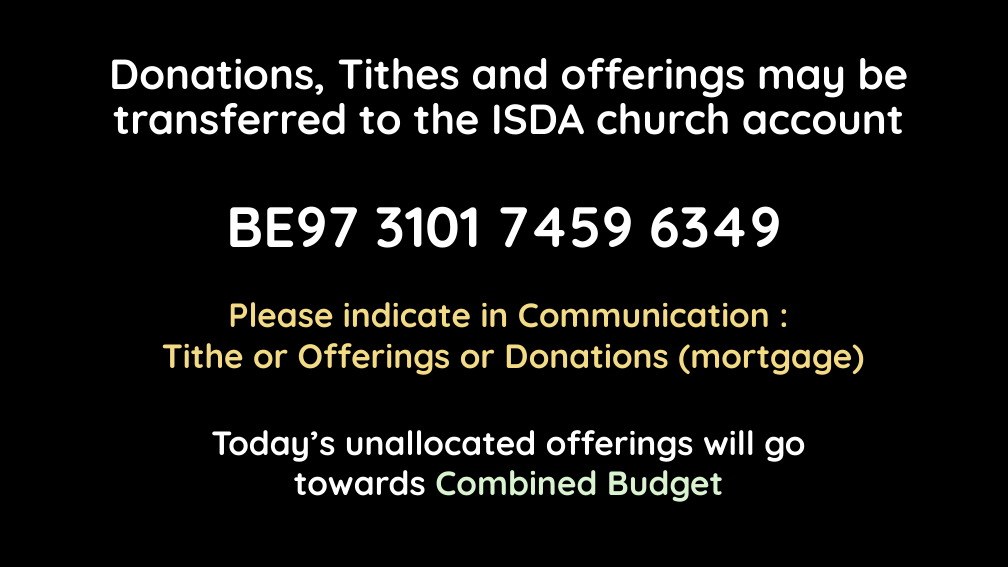
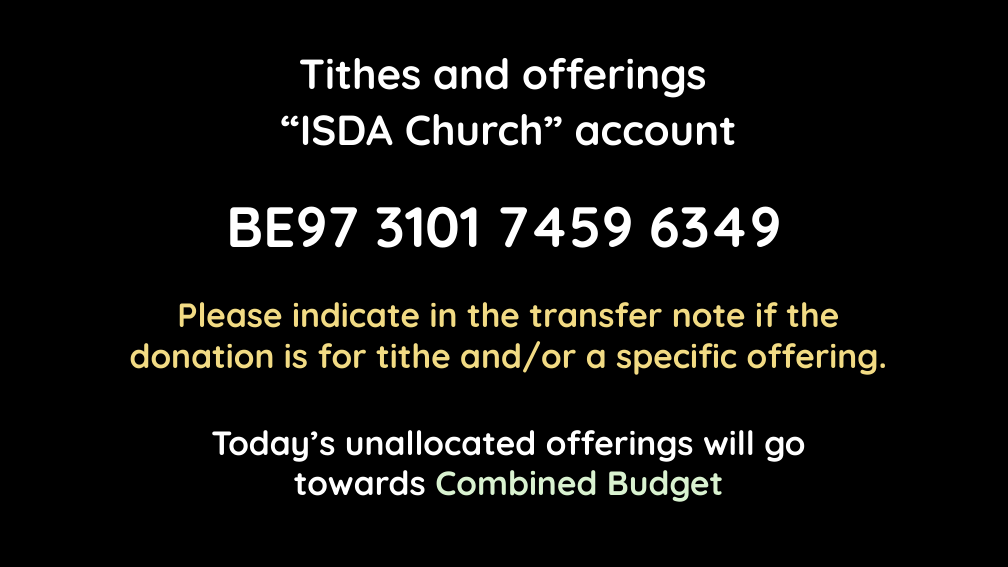
Before and after one commit to notnotedvard/isda-pptgen, a slide deck: slide 11 of assets/template.pptx. Drawn at 1008x567 pixels with LibreOffice and Linux fonts; fonts in the diff are those of the drawing; background and template pictures are left out. Boxes give left, top, right and bottom in pixels: in the first picture for what was removed or moved away, otherwise in the second. Text is boxed around its words. In the diff, an @@ line names an element or a change of style, - is before the commit and + after.

```diff
--- a/assets/template.pptx
+++ b/assets/template.pptx
@@ text at (281,58,737,146): text changed @@
-Donations, Tithes and offerings may be transferred to the ISDA church account
+Tithes and offerings
+“ISDA Church” account
@@ text at (130,302,887,375): text changed @@
-Please indicate in Communication :
-Tithe or Offerings or Donations (mortgage)
+Please indicate in the transfer note if the donation is for tithe and/or a specific offering.
```
Also in this commit, not shown: 2 other slides changed, 2 other files.
